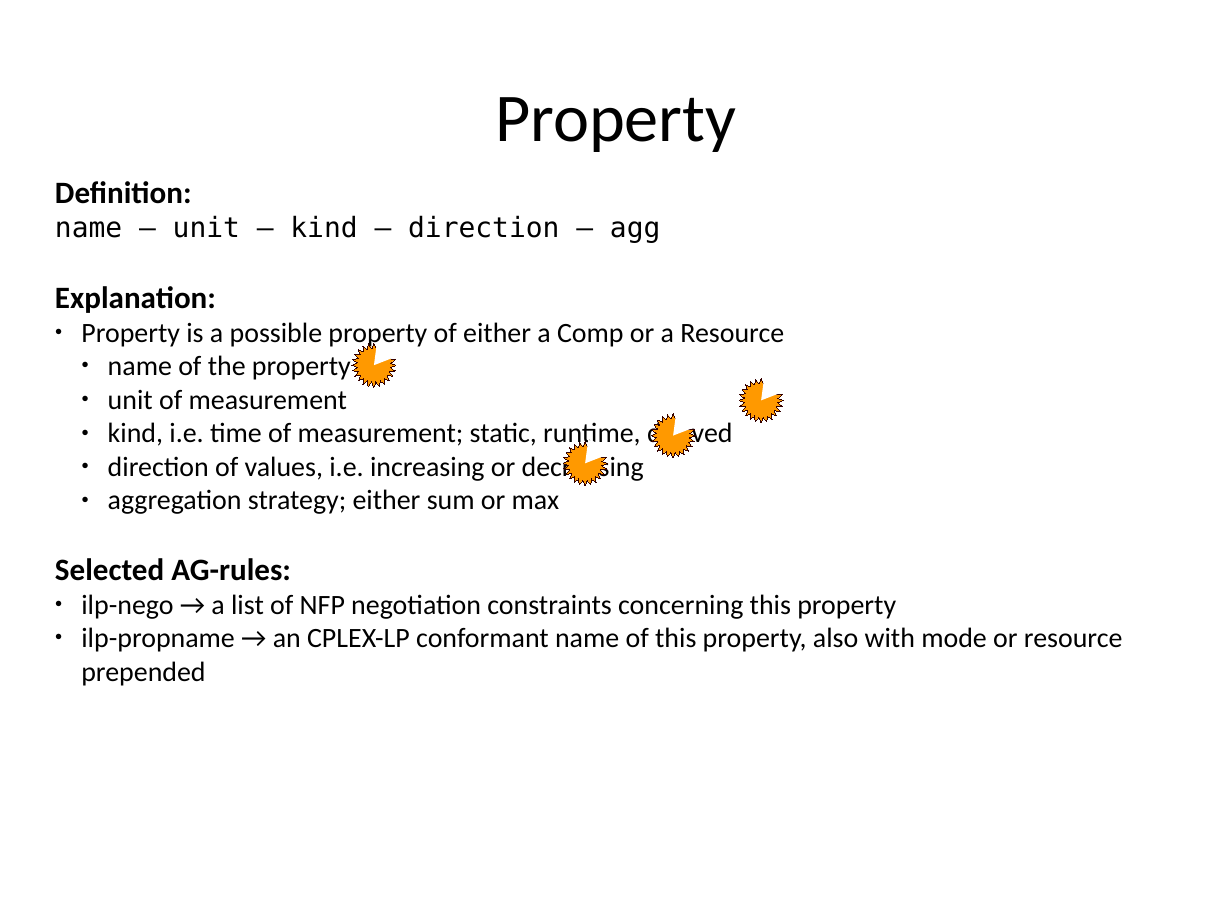
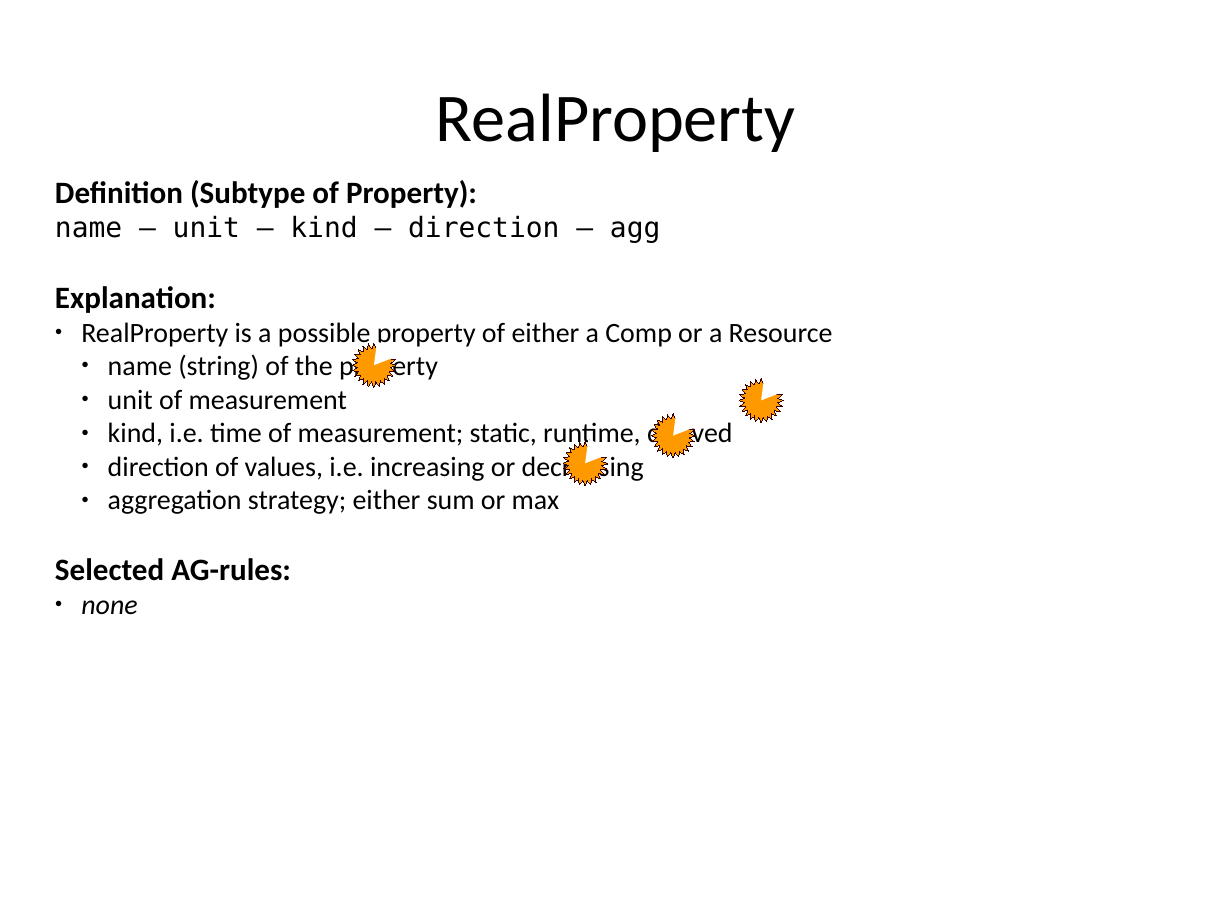
Before and after one commit to rene-schoene/racr-mquat, a slide deck: slide 36 of doc/the-model.odp (slide 35 before the commit). Drawn at 1232x924 pixels with LibreOffice and Linux fonts; fonts in the diff are those of the drawing. Boxes give left, top, right and bottom in pixels: in the first picture for what was removed or moved away, otherwise in the second. Text is boxed around its words. In the diff, an @@ line names an element or a change of style, - is before the commit and + after.

```diff
--- a/doc/the-model.odp
+++ b/doc/the-model.odp
@@ title at bbox=[436, 93, 795, 152]: text changed @@
-Property
+RealProperty
@@ text at bbox=[55, 180, 477, 208]: text changed @@
-Definition:
+Definition (Subtype of Property):
@@ text at bbox=[81, 322, 833, 382]: text changed @@
-● Property is a possible property of either a Comp or a Resource
-  ● name of the property
+● RealProperty is a possible property of either a Comp or a Resource
+  ● name (string) of the property
@@ text at bbox=[81, 600, 137, 615]: text changed; italic on @@
-● ilp-nego → a list of NFP negotiation constraints concerning this property
-● ilp-propname → an CPLEX-LP conformant name of this property, also with mode or resource prepended
+● none
```
Also in this commit, not shown: 14 other slides changed, 2 slides added, 1 other file.
